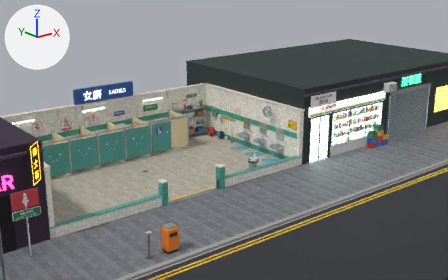
The glTF model models/level_womens.glb as it was, and as the next commit left it.
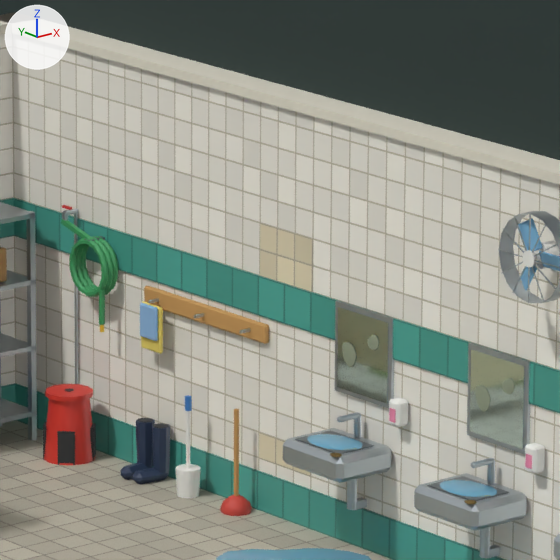
Each version appears first from a camera (50 mm lens) standing at (-13.76, -22.33, 9.77) and looking at (5.06, 1.2, 0.36), and next in a close-up on the part from 45% to 60% of the width and 29% to 53% of the height. Every picture has the same lights, and +X, +Y and +Z are marked at upper left. The first two pictures are the older version. Where no turn or scale is listed for an object, it has been applied to the vertices.

Names of what the first close-up shows: 'decor', 'fan_2', 'floor', 'home_plunger', 'home_rag', 'neighbours', 'sink_2_body', 'sink_3_body', 'sink_3_water', 'supply', 'walls', 'wear' and 5 more.
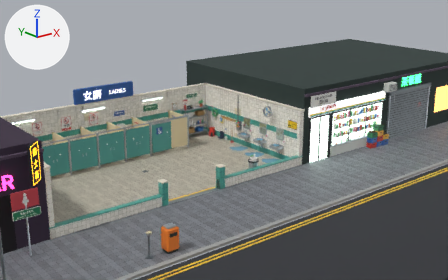
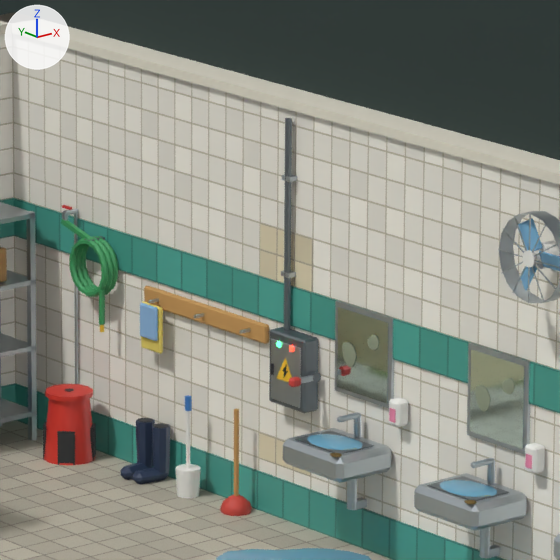
Changed parts and their boxes (x1, y1, x2, y2) in the close-ups (560 x 560 px):
'fuse_box', added
    after: (269, 118, 318, 413)
    faces in mat_steel_dark (grey #70787d): (269, 118, 318, 413)
    faces in mat_steel (light grey #b7bfc4): (271, 174, 301, 408)
    faces in mat_plastic_yellow (yellow #f2c230): (277, 358, 292, 382)
'fuse_handle', added
    after: (289, 371, 321, 387)

The change in detail:
Mesh me_fuse_handle is new.
It has 48 vertices, 84 faces and spans x -0.203..0.032, y -0.039..0.025, z -0.032..0.032.
Faces by material slot: [28, 12, 44].
It uses material mat_steel_dark (grey #70787d).
It uses material mat_steel (light grey #b7bfc4).
It uses material mat_plastic_red (red #d6453d).
Mesh me_fuse_box is new.
It has 93 vertices, 147 faces and spans x -0.14..0.0, y -0.17..0.17, z 0.77..2.55.
Faces by material slot: [64, 68, 14, 1].
It uses material mat_steel_dark (grey #70787d).
It uses material mat_steel (light grey #b7bfc4).
It uses material mat_plastic_black (dark grey #2b2d30).
It uses material mat_plastic_yellow (yellow #f2c230).
Object 'fuse_handle' (ob_fuse_handle) is new; it shows me_fuse_handle.
Its location is (5.94, 0.905, 1.0).
Object 'fuse_box' (ob_fuse_box) is new; it shows me_fuse_box.
Its location is (6.0, 1.1, 0.0).
